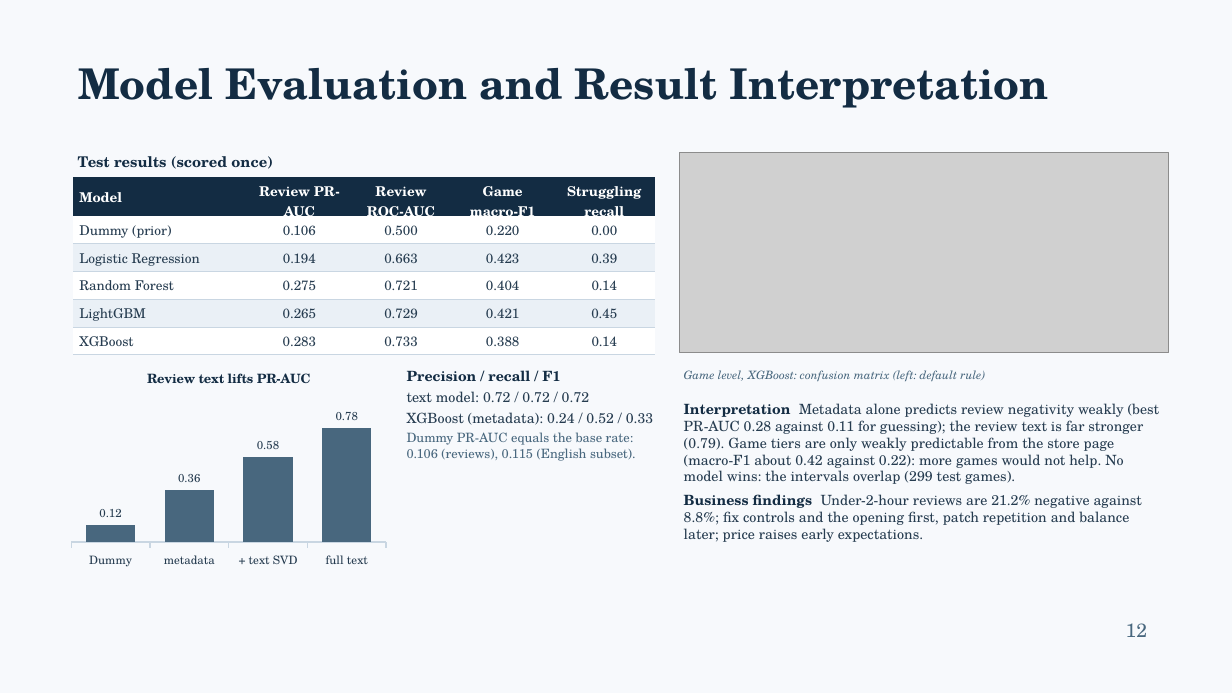
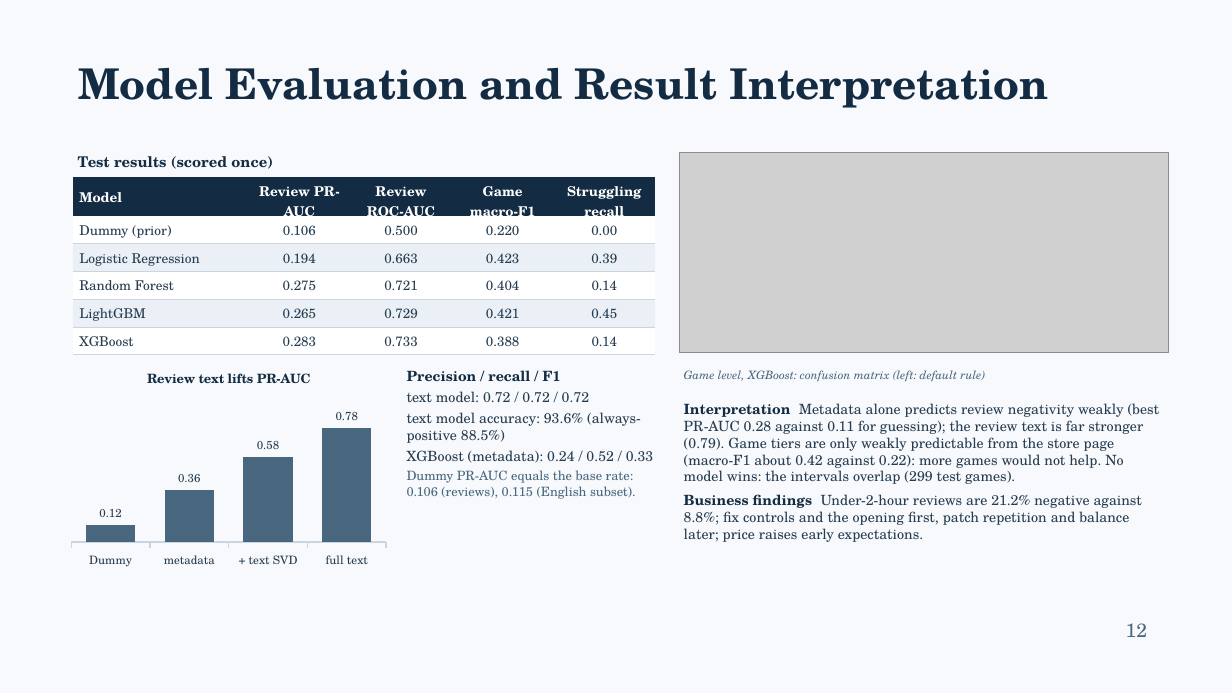
Before and after one commit to Shan713/IndieGuard, a slide deck: slide 12 of slides/review1.pptx. Drawn at 1232x693 pixels with LibreOffice and Linux fonts; fonts in the diff are those of the drawing; grey boxes stand for pictures. Boxes give left, top, right and bottom in pixels: in the first picture for what was removed or moved away, otherwise in the second. Text is boxed around its words. In the diff, an @@ line names an element or a change of style, - is before the commit and + after.

Commit message:
Add text-model test detail (accuracy, confusion matrix) and three evaluation slides

```diff
--- a/slides/review1.pptx
+++ b/slides/review1.pptx
@@ text at (407,412,641,443): paragraph added @@
+text model accuracy: 93.6% (always-positive 88.5%)
```
Also in this commit, not shown: 2 other slides changed, 3 slides added, 3 other files.
